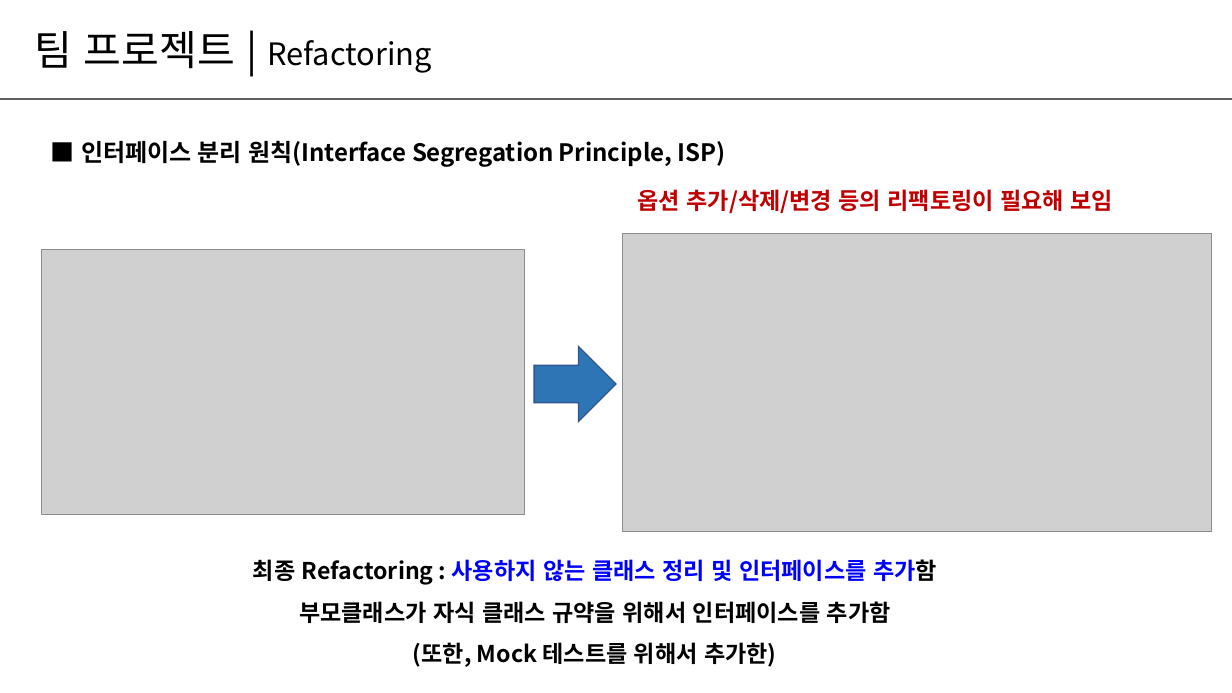
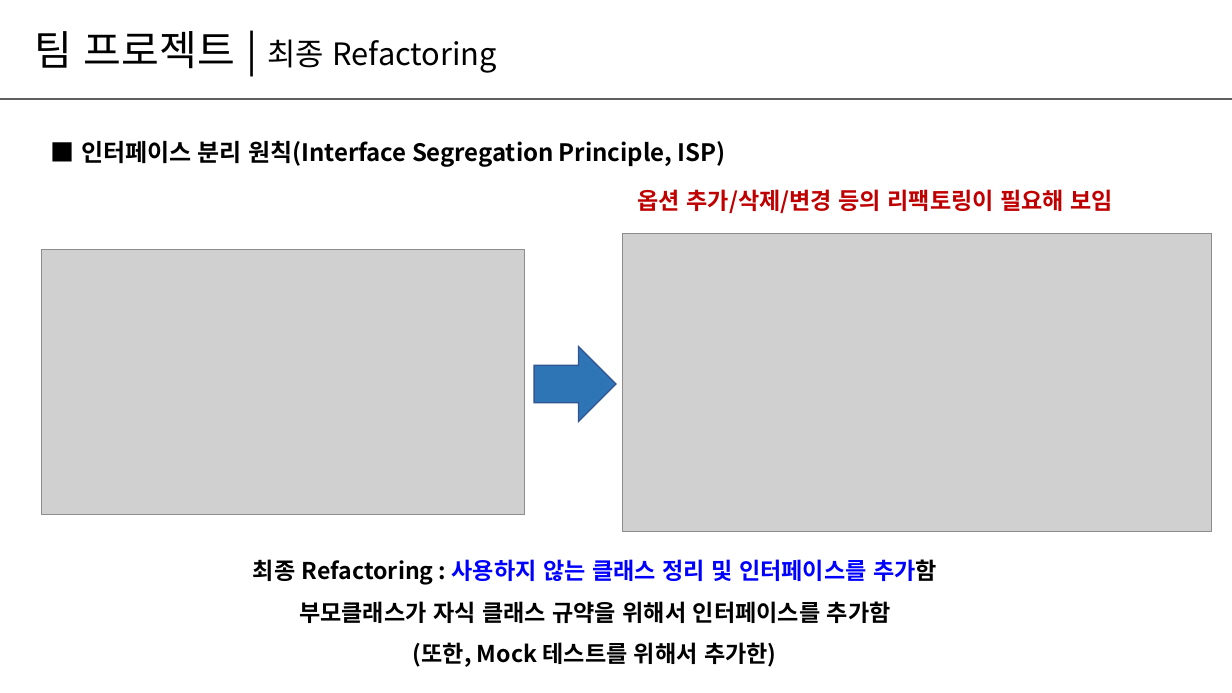
Before and after one commit to wjoongkim/Easy, a slide deck: slide 13 of 팀프로젝트_Easy팀_발표.pptx. Drawn at 1232x693 pixels with LibreOffice and Linux fonts; fonts in the diff are those of the drawing; grey boxes stand for pictures. Boxes give left, top, right and bottom in pixels: in the first picture for what was removed or moved away, otherwise in the second. Text is boxed around its words. In the diff, an @@ line names an element or a change of style, - is before the commit and + after.

```diff
--- a/팀프로젝트_Easy팀_발표.pptx
+++ b/팀프로젝트_Easy팀_발표.pptx
@@ text at <box>35,31,497,73</box>: text changed @@
-팀 프로젝트 | Refactoring
+팀 프로젝트 | 최종 Refactoring
```
Also in this commit, not shown: 6 other slides changed.
